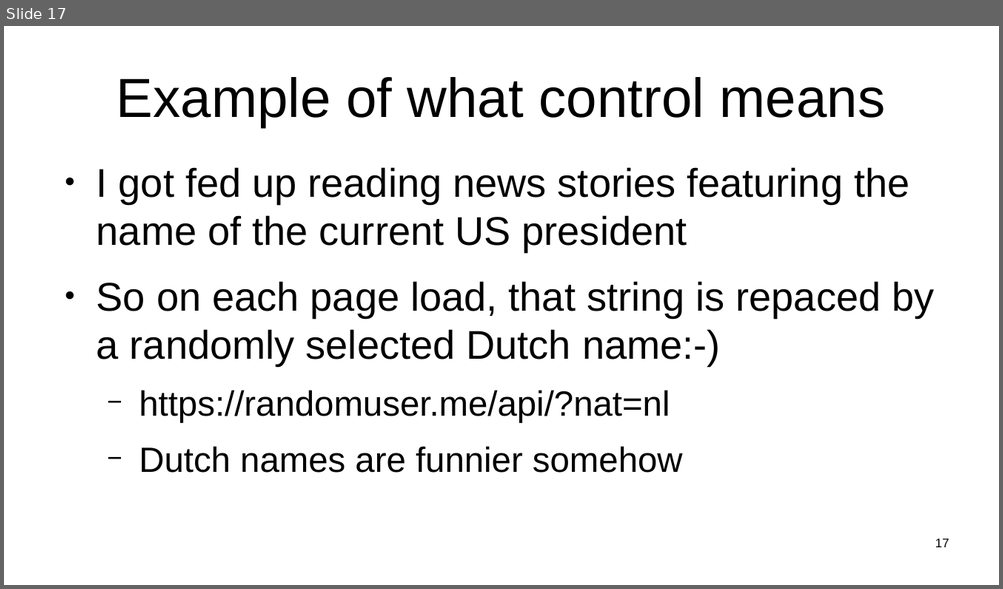
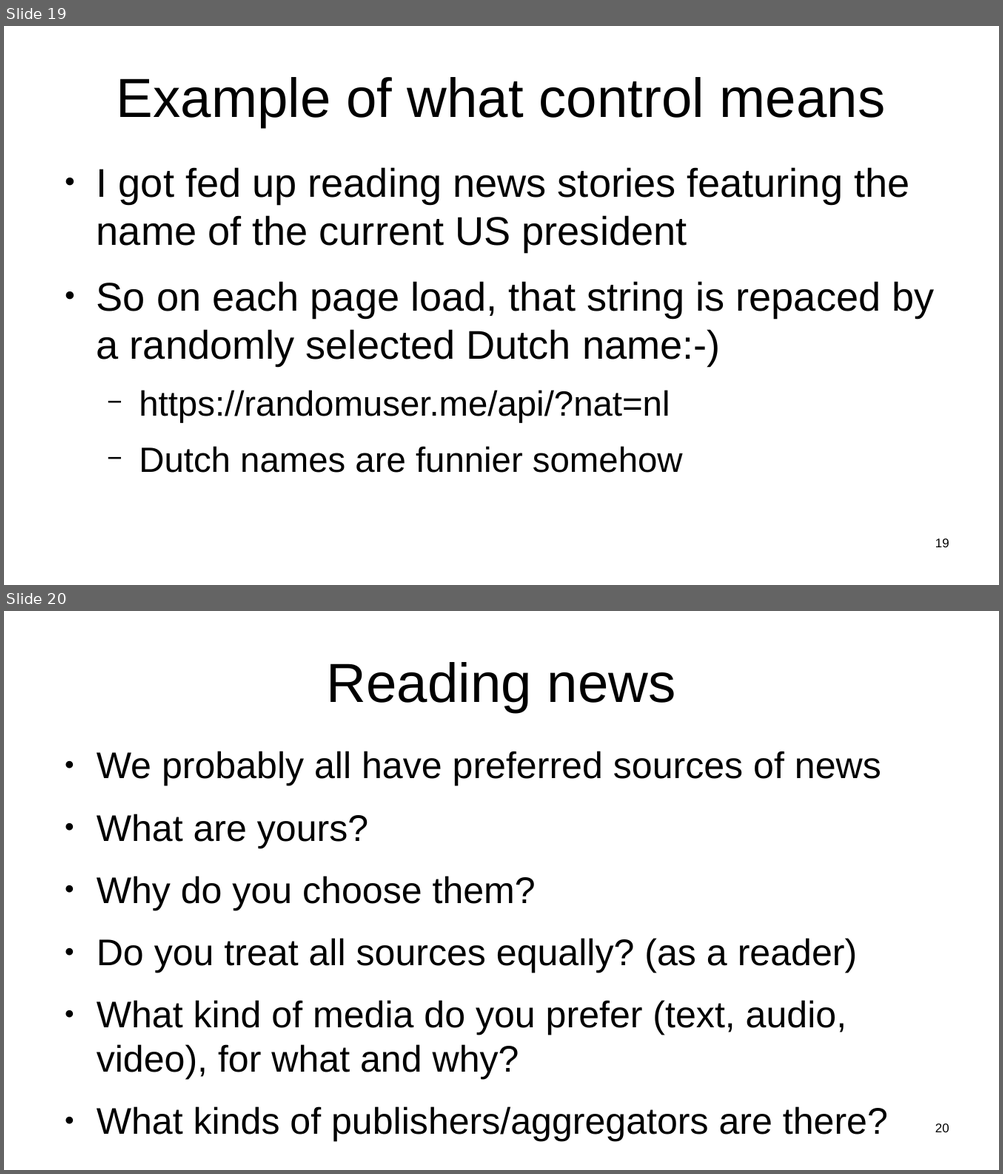
Before and after one commit to sftcd/witidtm, a slide deck: lectures/300-jellie.odp. Shown one above the other, each under a label of ours: slide 17 before the commit, slides 19 and 20 after it. The pictures are 1003x589 and 1003x1174 pixels, drawn with LibreOffice and Linux fonts; fonts in the diff are those of the drawing. Boxes give left, top, right and bottom in pixels: in the first picture for what was removed or moved away, otherwise in the second. Text is boxed around its words. In the diff, an @@ line names an element or a change of style, - is before the commit and + after.

Commit message:
updated news

```diff
--- a/lectures/300-jellie.odp
+++ b/lectures/300-jellie.odp
@@ slide 20 added at bbox=[4, 611, 999, 1170], background #FFFFFF @@
@@ title added at bbox=[327, 662, 676, 712], 44 pt, text #000000 @@
+Reading news
@@ text added at bbox=[96, 751, 888, 1142], 29.6 pt, text #000000 @@
+● We probably all have preferred sources of news
+● What are yours?
+● Why do you choose them?
+● Do you treat all sources equally? (as a reader)
+● What kind of media do you prefer (text, audio, video), for what and why?
+● What kinds of publishers/aggregators are there?
@@ page number added at bbox=[935, 1124, 949, 1133], 10 pt, text #000000 @@
+20
@@ what was slide 17 is now slide 19 @@
@@ page number at bbox=[935, 539, 949, 548]: text changed @@
-17
+19
```
Also in this commit, not shown: 4 slides changed, 2 other slides added, 1 slide removed, 1 other file.
